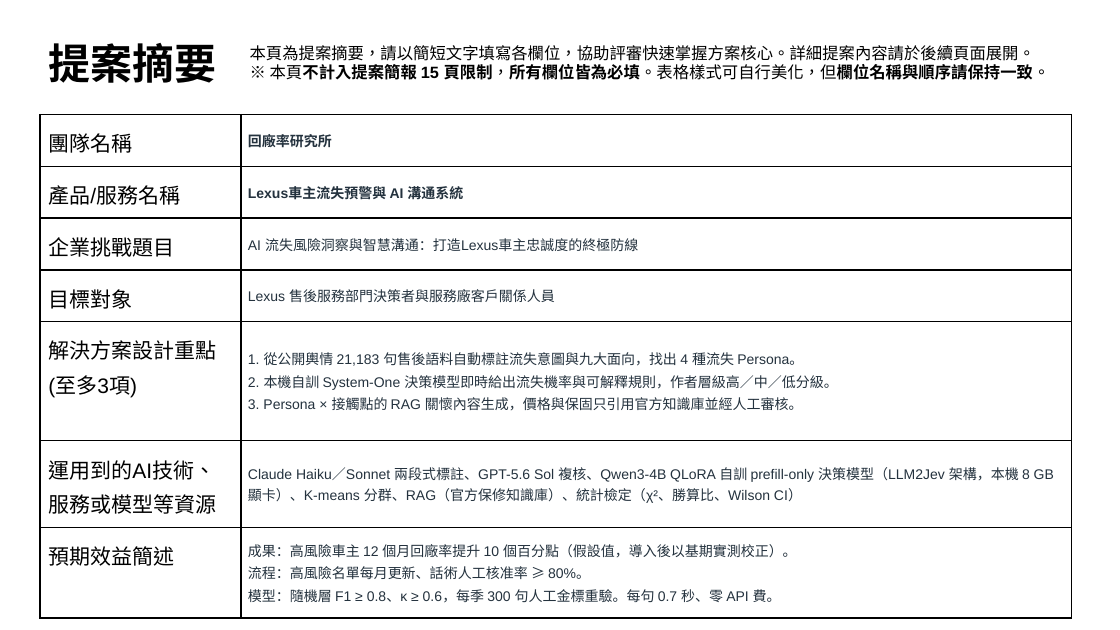
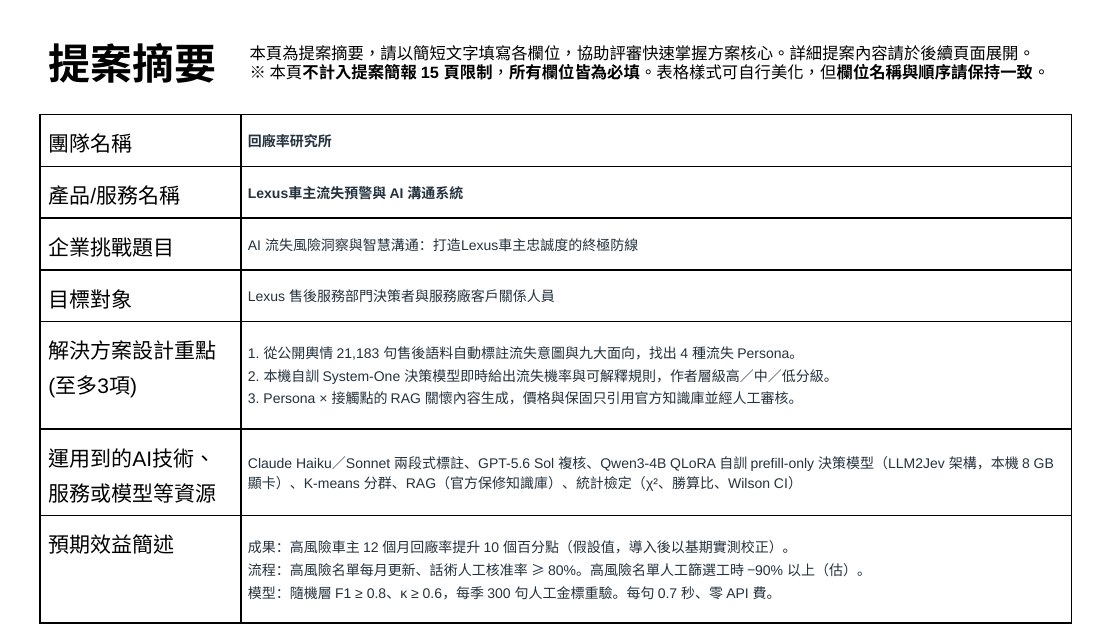
Before and after one commit to xxx789666/hotai-ai-hackathon-lexus, a slide deck: slide 2 of deck/初賽簡報_v0.pptx. Drawn at 1120x630 pixels with LibreOffice and Linux fonts; fonts in the diff are those of the drawing. Boxes give left, top, right and bottom in pixels: in the first picture for what was removed or moved away, otherwise in the second. Text is boxed around its words. In the diff, an @@ line names an element or a change of style, - is before the commit and + after.

```diff
--- a/deck/初賽簡報_v0.pptx
+++ b/deck/初賽簡報_v0.pptx
@@ table at <box>40,115,1072,604</box> @@
-row 7, column 2: 成果：高風險車主 12 個月回廠率提升 10 個百分點（假設值，導入後以基期實測校正）。 / 流程：高風險名單每月更新、話術人工核准率 ≥ 80%。 / 模型：隨機層 F1 ≥ 0.8、κ ≥ 0.6，每季 300 句人工金標重驗。每句 0.7 秒、零 API 費。
+row 7, column 2: 成果：高風險車主 12 個月回廠率提升 10 個百分點（假設值，導入後以基期實測校正）。 / 流程：高風險名單每月更新、話術人工核准率 ≥ 80%。高風險名單人工篩選工時 −90% 以上（估）。 / 模型：隨機層 F1 ≥ 0.8、κ ≥ 0.6，每季 300 句人工金標重驗。每句 0.7 秒、零 API 費。
```
Also in this commit, not shown: 19 other slides changed, 2 slides added, 33 other files.
